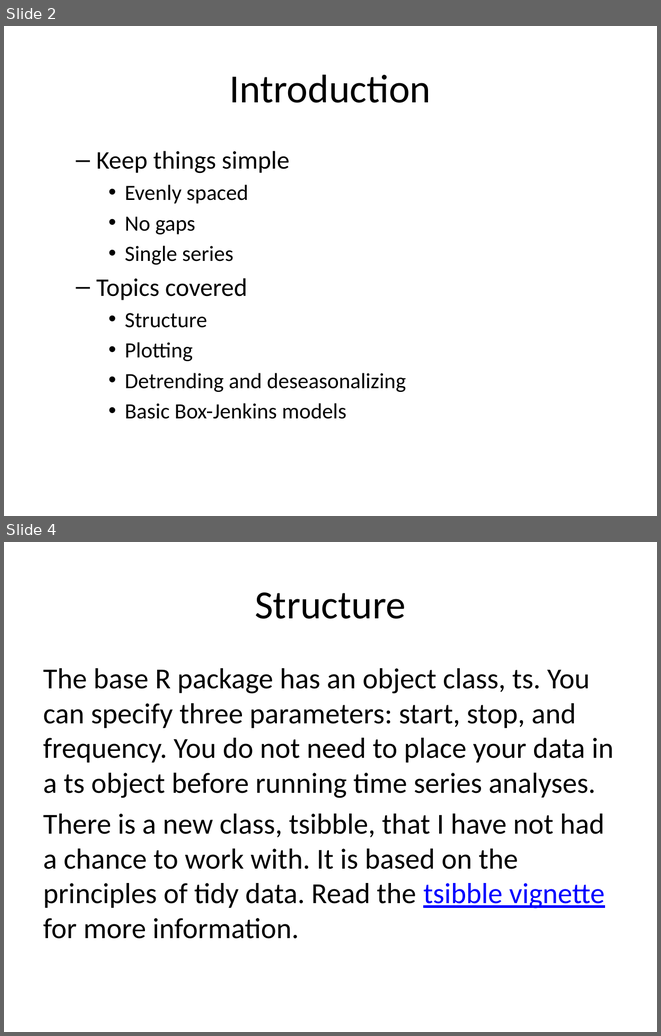
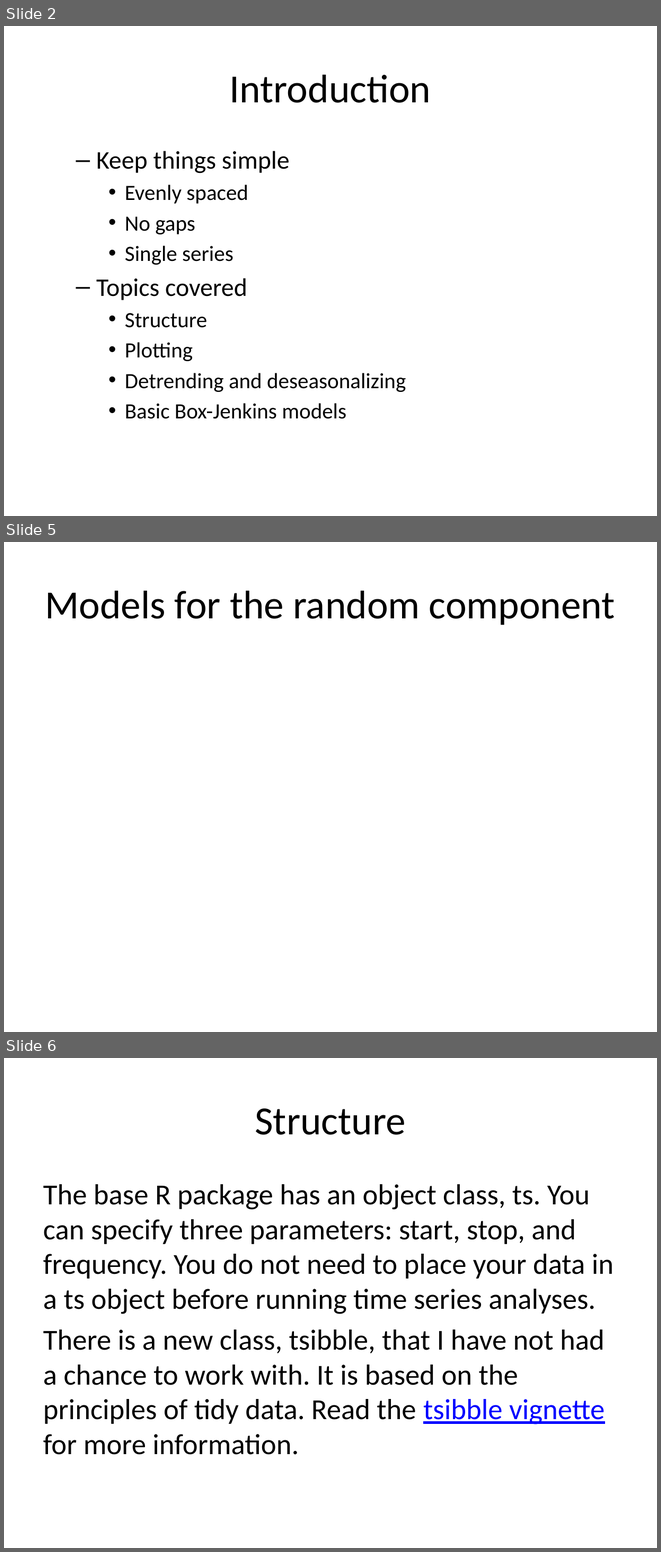
Before and after one commit to pmean/basic-time-series, a slide deck: src/basics.pptx. Shown one above the other, each under a label of ours: slides 2 and 4 before the commit, slides 2, 5 and 6 after it; the slides between them are not shown. The pictures are 661x1036 and 661x1552 pixels, drawn with LibreOffice and Linux fonts; fonts in the diff are those of the drawing. Boxes give left, top, right and bottom in pixels: in the first picture for what was removed or moved away, otherwise in the second. Text is boxed around its words. In the diff, an @@ line names an element or a change of style, - is before the commit and + after.

```diff
--- a/src/basics.pptx
+++ b/src/basics.pptx
@@ slide 5 added at [4, 542, 657, 1032], background #FFFFFF @@
@@ title added at [45, 590, 615, 625], 44 pt, text #000000 @@
+Models for the random component
@@ what was slide 4 is now slide 6 @@
```
Also in this commit, not shown: 6 other slides added, 1 other file.
